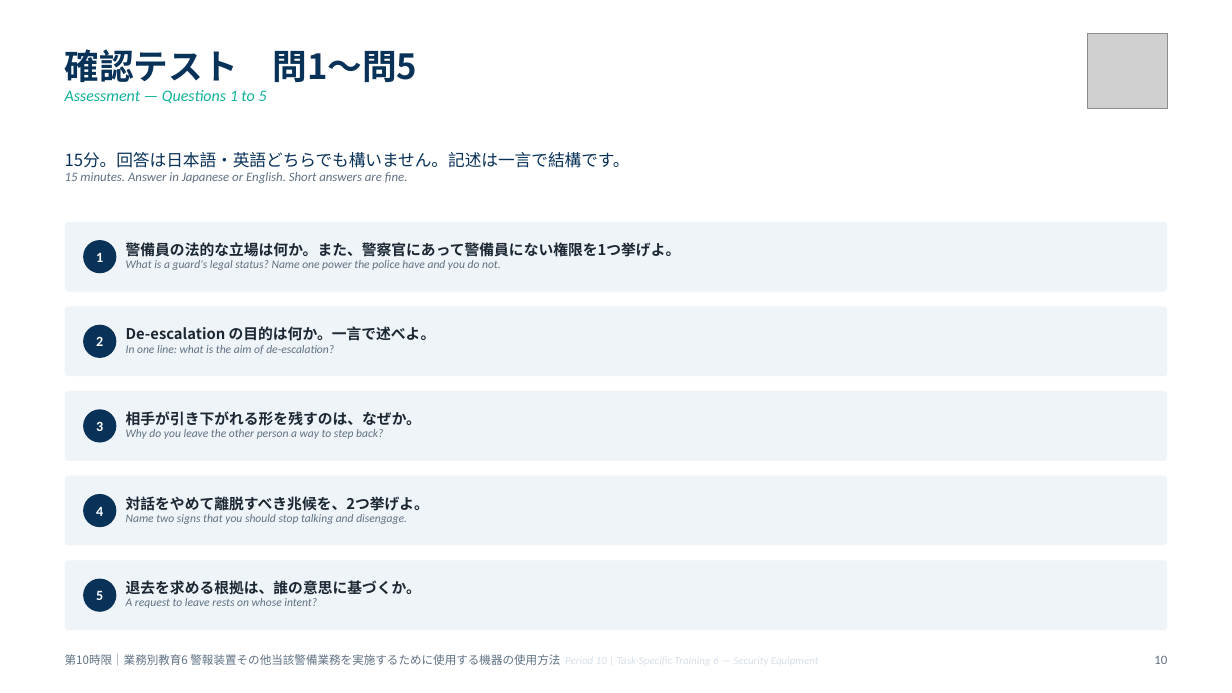
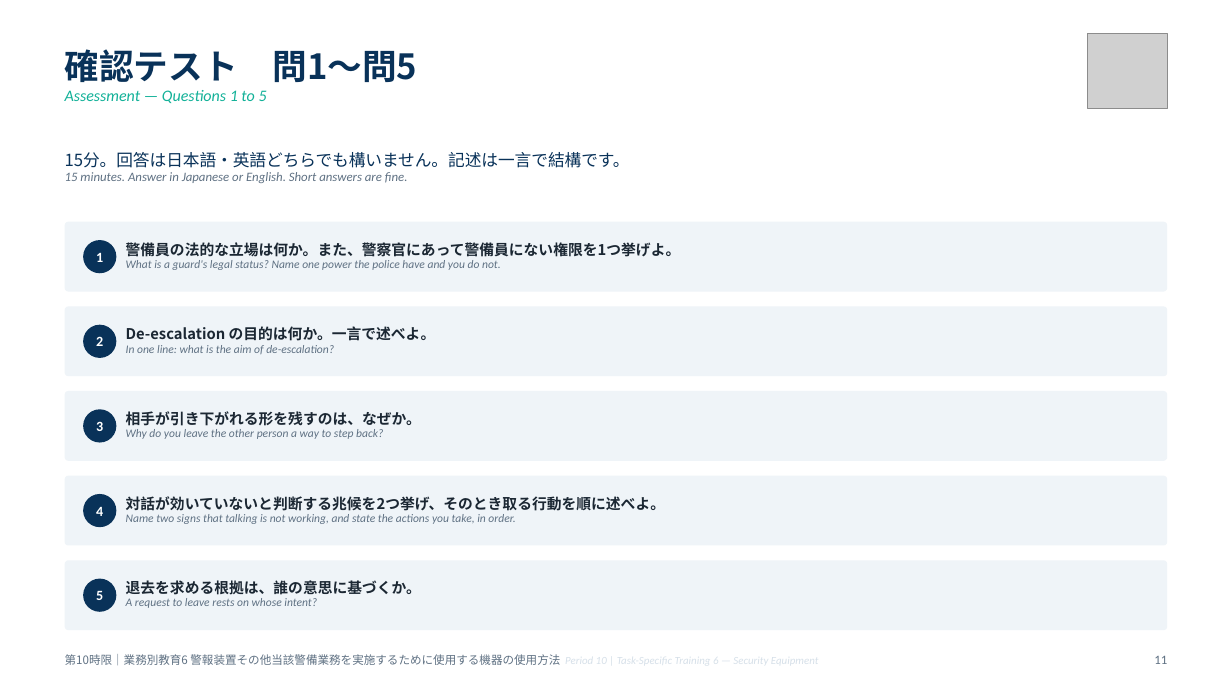
Before and after one commit to hrsmhiroshi-cpu/Training-, a slide deck: slide 11 of decks/06_10限_機器と総括.pptx (slide 10 before the commit). Drawn at 1232x693 pixels with LibreOffice and Linux fonts; fonts in the diff are those of the drawing; grey boxes stand for pictures. Boxes give left, top, right and bottom in pixels: in the first picture for what was removed or moved away, otherwise in the second. Text is boxed around its words. In the diff, an @@ line names an element or a change of style, - is before the commit and + after.

```diff
--- a/decks/06_10限_機器と総括.pptx
+++ b/decks/06_10限_機器と総括.pptx
@@ text at (126, 496, 665, 524): text changed @@
-対話をやめて離脱すべき兆候を、2つ挙げよ。
-Name two signs that you should stop talking and disengage.
+対話が効いていないと判断する兆候を2つ挙げ、そのとき取る行動を順に述べよ。
+Name two signs that talking is not working, and state the actions you take, in order.
@@ text at (1154, 656, 1167, 664): text changed @@
-10
+11
```
Also in this commit, not shown: 5 other slides changed, 9 other files.
